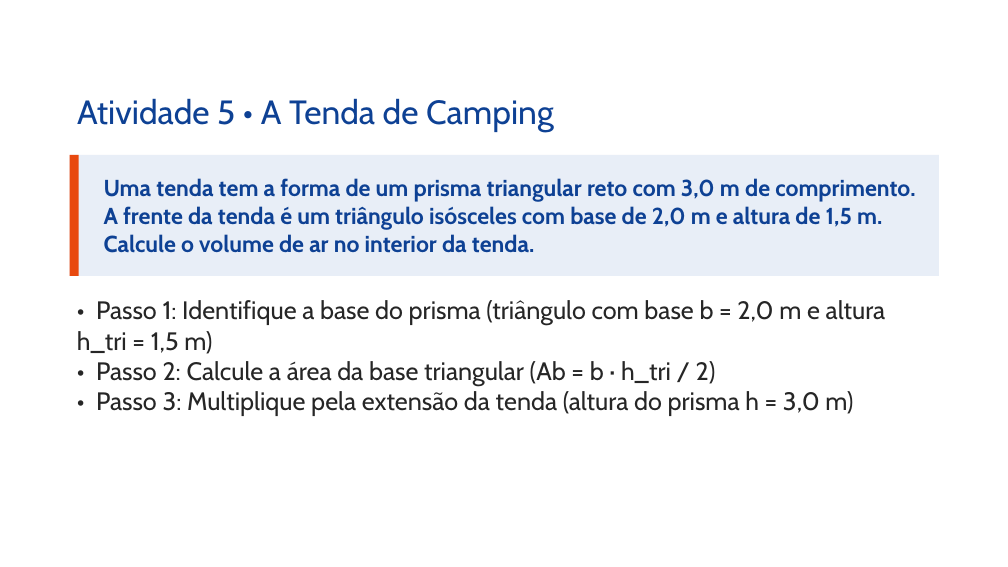
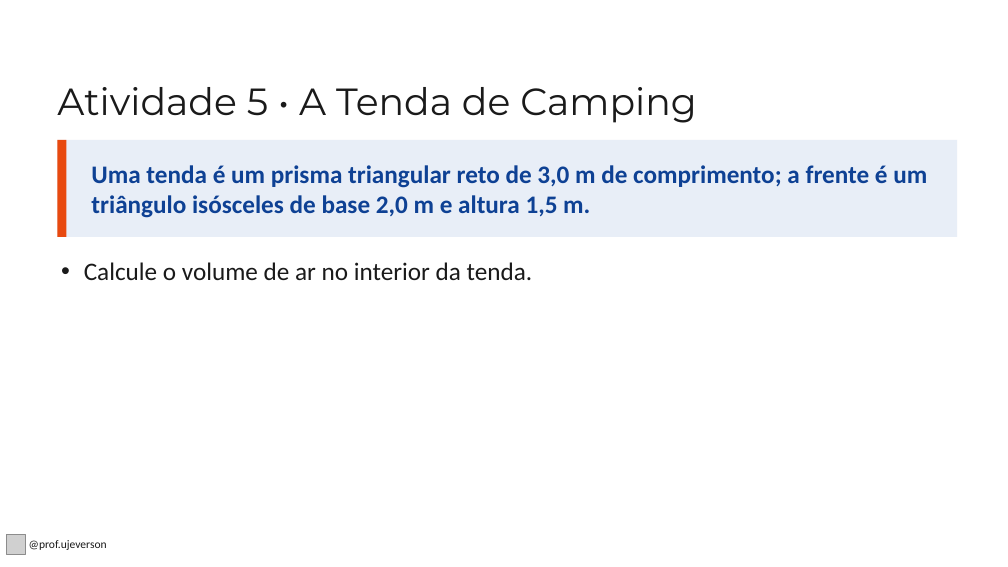
Before and after one commit to Ujeverson/uaippt, a slide deck: slide 31 of Prismas_Area_e_Volume_9Ano.pptx. Drawn at 1008x567 pixels with LibreOffice and Linux fonts; fonts in the diff are those of the drawing; grey boxes stand for pictures; background and template pictures are left out. Boxes give left, top, right and bottom in pixels: in the first picture for what was removed or moved away, otherwise in the second. Text is boxed around its words. In the diff, an @@ line names an element or a change of style, - is before the commit and + after.

```diff
--- a/Prismas_Area_e_Volume_9Ano.pptx
+++ b/Prismas_Area_e_Volume_9Ano.pptx
@@ title "Atividade 5 • A Tenda ...": place and size @@
-title "Atividade 5 • A Tenda ..." at bbox=[77, 98, 554, 132]
+title "Atividade 5 • A Tenda ..." at bbox=[57, 87, 697, 123]
@@ title "Atividade 5 • A Tenda ..." at bbox=[57, 87, 697, 123]: size 32 to 36 pt, font Cabin to Montserrat, text colour #0E4194 to #1A1A1A @@
@@ rectangle "Uma tenda é um prisma ...": place and size @@
-rectangle "Uma tenda é um prisma ..." at bbox=[70, 155, 939, 276]
+rectangle "Uma tenda é um prisma ..." at bbox=[57, 140, 957, 237]
@@ rectangle: place and size @@
-rectangle at bbox=[70, 155, 79, 276]
+rectangle at bbox=[57, 140, 67, 237]
@@ text in rectangle at bbox=[91, 165, 927, 218]: text changed; size 22 to 24 pt; font Cabin to Calibri @@
-Uma tenda tem a forma de um prisma triangular reto com 3,0 m de comprimento. A frente da tenda é um triângulo isósceles com base de 2,0 m e altura de 1,5 m. Calcule o volume de ar no interior da tenda.
+Uma tenda é um prisma triangular reto de 3,0 m de comprimento; a frente é um triângulo isósceles de base 2,0 m e altura 1,5 m.
@@ text at bbox=[84, 262, 533, 280]: text changed; font Cabin to Calibri; text colour #262626 to #1A1A1A @@
-• Passo 1: Identifique a base do prisma (triângulo com base b = 2,0 m e altura h_tri = 1,5 m)
-• Passo 2: Calcule a área da base triangular (Ab = b · h_tri / 2)
-• Passo 3: Multiplique pela extensão da tenda (altura do prisma h = 3,0 m)
+• Calcule o volume de ar no interior da tenda.
@@ picture added at bbox=[6, 535, 26, 554] @@
@@ text added at bbox=[29, 540, 107, 550], 11 pt, text #1A1A1A @@
+@prof.ujeverson
```
Also in this commit, not shown: 30 other slides changed, 2 slides added, 2 slides removed, 10 other files.
